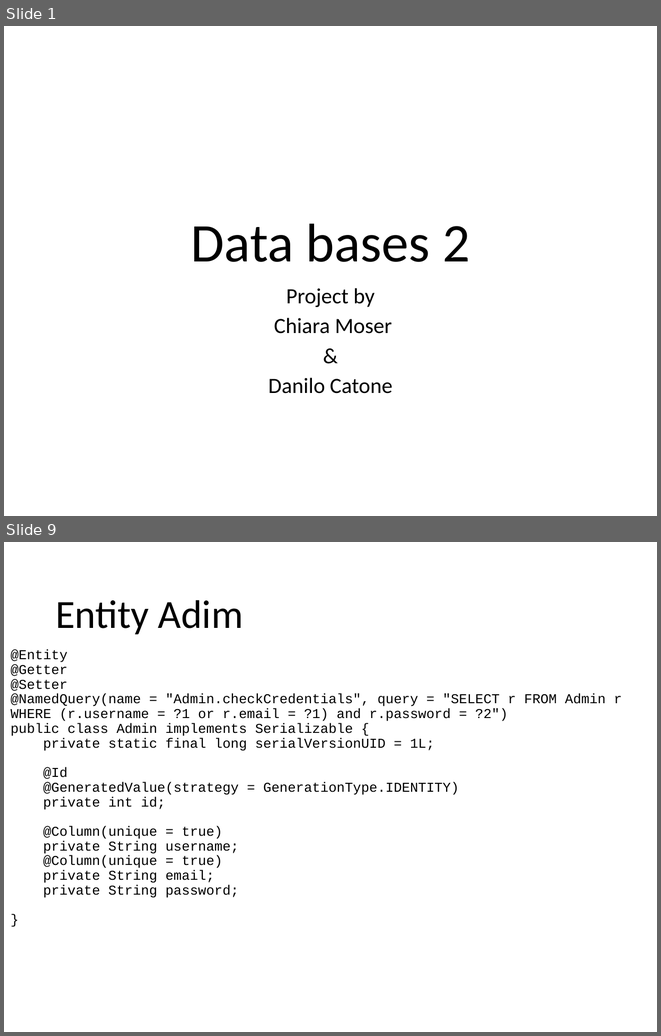
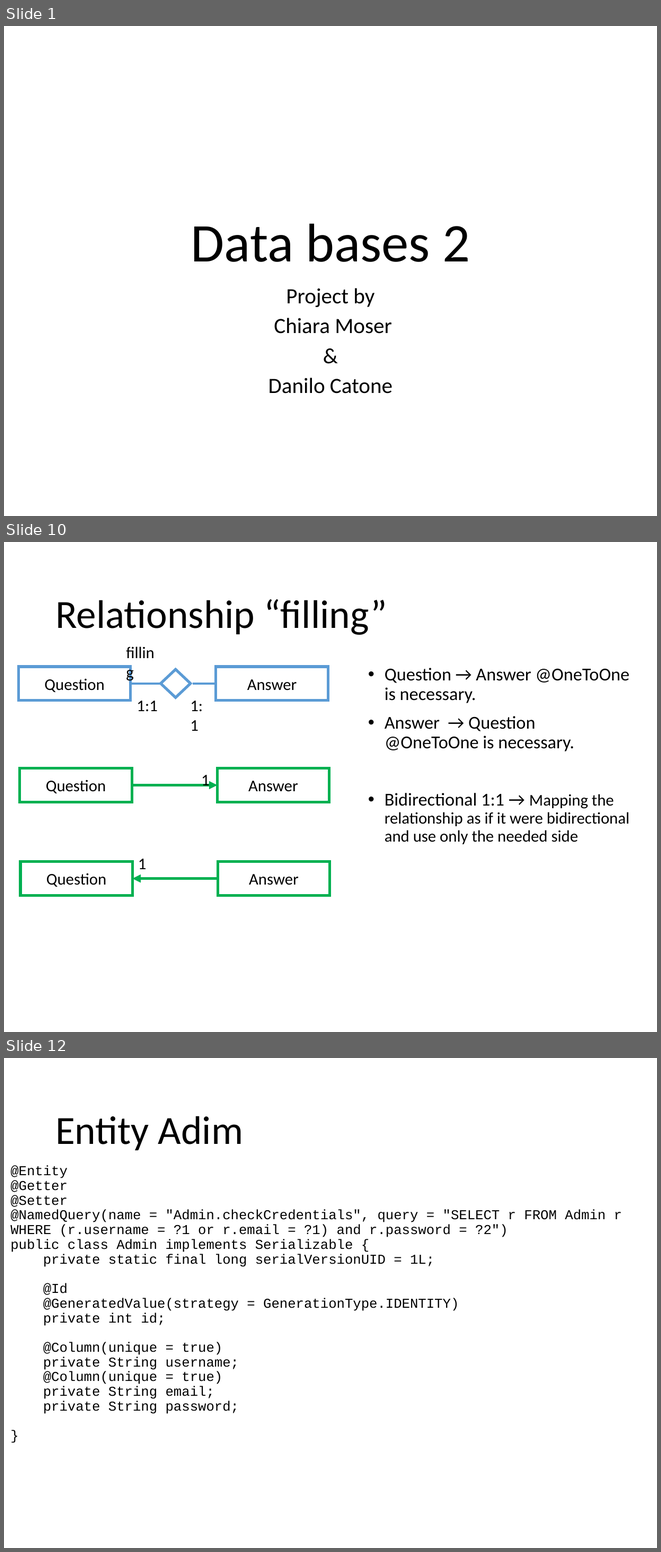
Before and after one commit to catonzio/DB2project, a slide deck: DB2project.pptx. Shown one above the other, each under a label of ours: slides 1 and 9 before the commit, slides 1, 10 and 12 after it; the slides between them are not shown. The pictures are 661x1036 and 661x1552 pixels, drawn with LibreOffice and Linux fonts; fonts in the diff are those of the drawing. Boxes give left, top, right and bottom in pixels: in the first picture for what was removed or moved away, otherwise in the second. Text is boxed around its words. In the diff, an @@ line names an element or a change of style, - is before the commit and + after.

Commit message:
Update Presentation and corrected some relations

```diff
--- a/DB2project.pptx
+++ b/DB2project.pptx
@@ slide 10 added at bbox=[4, 542, 657, 1032], background #FFFFFF @@
@@ title added at bbox=[55, 599, 387, 635], 44 pt, text #000000 @@
+Relationship “filling”
@@ text added at bbox=[120, 638, 161, 665], 18 pt, text #000000 @@
+filling
@@ rectangle added at bbox=[18, 667, 131, 700], fill #FFFFFF, outline #5B9BD5 3 pt, 18 pt, text #000000 @@
+Question
@@ rectangle added at bbox=[216, 667, 328, 700], fill #FFFFFF, outline #5B9BD5 3 pt, 18 pt, text #000000 @@
+Answer
@@ text added at bbox=[385, 668, 629, 844], 20 pt, text #000000 @@
+• Question → Answer @OneToOne is necessary.
+• Answer → Question @OneToOne is necessary.
+• Bidirectional 1:1 → Mapping the relationship as if it were bidirectional and use only the needed side
@@ line added from (161, 684) to (131, 684), #5B9BD5 2.25 pt @@
@@ diamond added at bbox=[160, 670, 191, 698], fill #FFFFFF, outline #5B9BD5 3 pt @@
@@ line added from (216, 684) to (193, 684), #5B9BD5 2.25 pt @@
@@ text added at bbox=[136, 700, 157, 711], 18 pt, text #000000 @@
+1:1
@@ text added at bbox=[190, 700, 203, 731], 18 pt, text #000000 @@
+1:1
@@ rectangle added at bbox=[20, 768, 132, 802], outline #00B050 3 pt, 18 pt, text #000000 @@
+Question
@@ text added at bbox=[201, 775, 210, 789], 18 pt, text #000000 @@
+1
@@ rectangle added at bbox=[218, 768, 330, 802], outline #00B050 3 pt, 18 pt, text #000000 @@
+Answer
@@ arrow added from (132, 785) to (218, 785), #00B050 3 pt @@
@@ text added at bbox=[138, 858, 147, 869], 18 pt, text #000000 @@
+1
@@ rectangle added at bbox=[20, 861, 133, 896], outline #00B050 3 pt, 18 pt, text #000000 @@
+Question
@@ rectangle added at bbox=[218, 861, 330, 896], outline #00B050 3 pt, 18 pt, text #000000 @@
+Answer
@@ arrow added from (218, 878) to (133, 878), #00B050 3 pt @@
@@ what was slide 9 is now slide 12 @@
```
Also in this commit, not shown: 3 slides changed, 6 other slides added, 5 slides removed, 5 other files.
